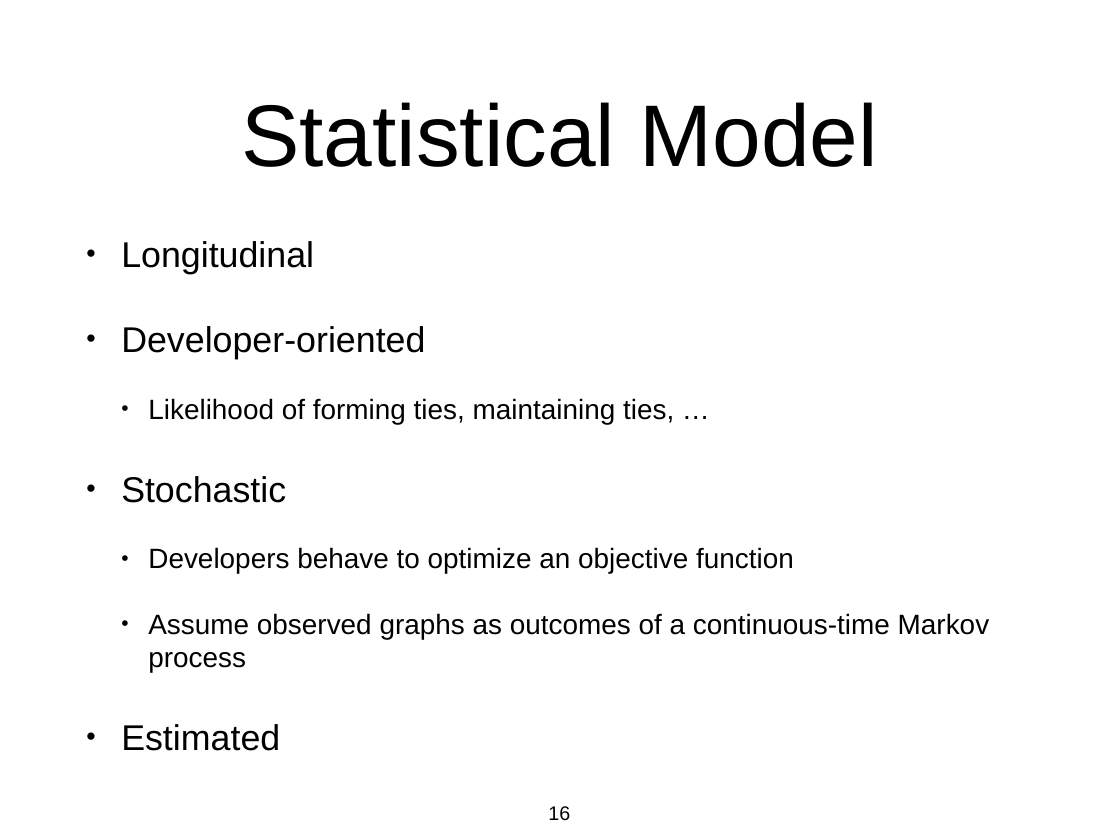
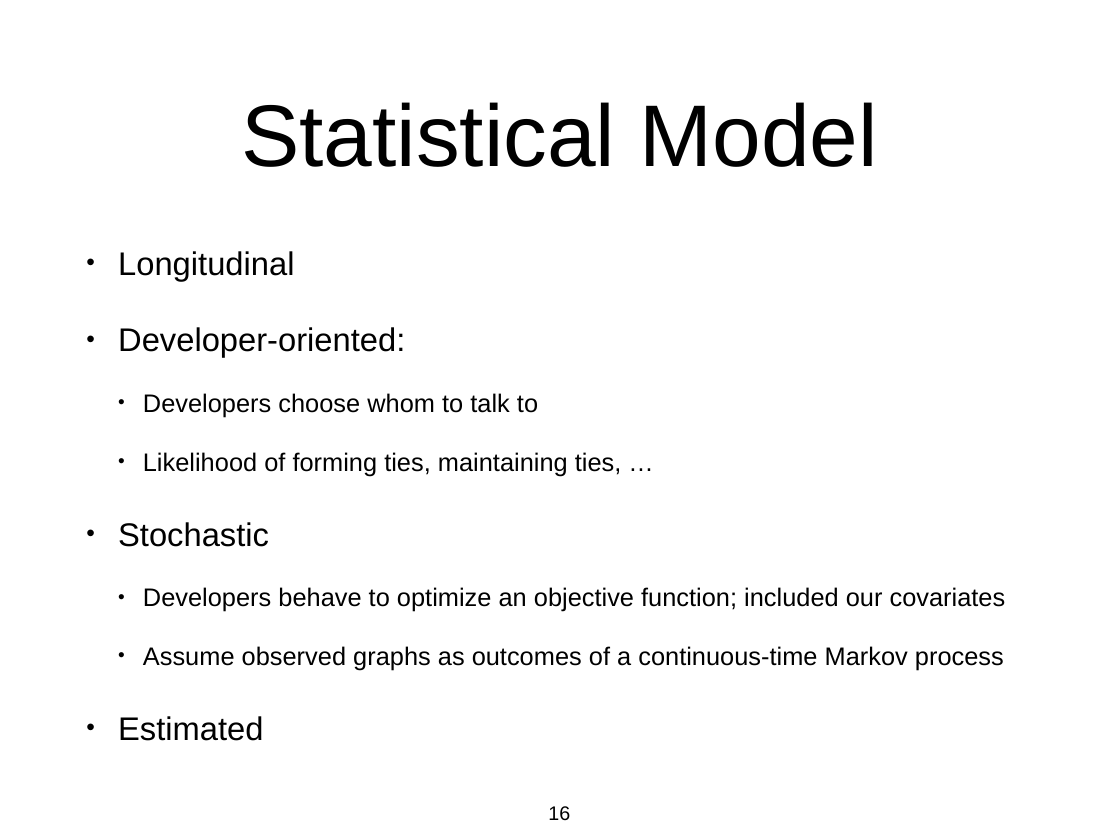
Before and after one commit to azarbakht/prelim, a slide deck: slide 16 of slides/prelim_presentation.pptx. Drawn at 1120x840 pixels with LibreOffice and Linux fonts; fonts in the diff are those of the drawing. Boxes give left, top, right and bottom in pixels: in the first picture for what was removed or moved away, otherwise in the second. Text is boxed around its words. In the diff, an @@ line names an element or a change of style, - is before the commit and + after.

```diff
--- a/slides/prelim_presentation.pptx
+++ b/slides/prelim_presentation.pptx
@@ text at box(118, 251, 1004, 741): size 32.8 to 29.9 pt in "Longitudinal", "Stochastic", "Estimated"; size 25.5 to 23.2 pt in "Likelihood of forming ties, maintaining ties, …", "Assume observed graphs as outcomes of a ..."; indent changed; less space between paragraphs @@
@@ text at box(118, 327, 538, 417): text changed; size 32.8 to 23.2 pt @@
-• Developer-oriented
+• Developer-oriented:
+  • Developers choose whom to talk to
@@ text at box(143, 587, 1006, 612): text changed; size 25.5 to 23.2 pt @@
-  • Developers behave to optimize an objective function
+  • Developers behave to optimize an objective function; included our covariates
```
Also in this commit, not shown: 13 other slides changed, 2 other files.
